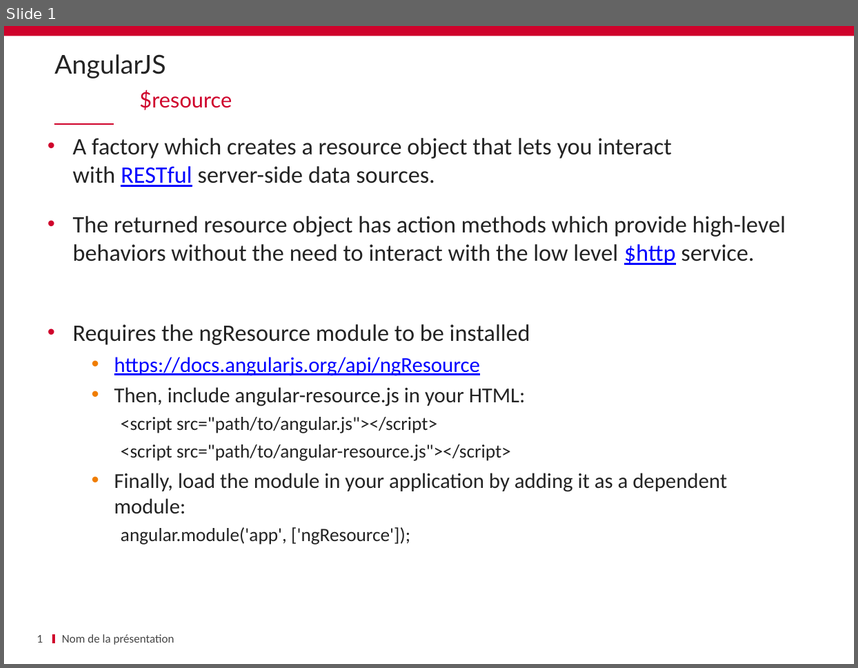
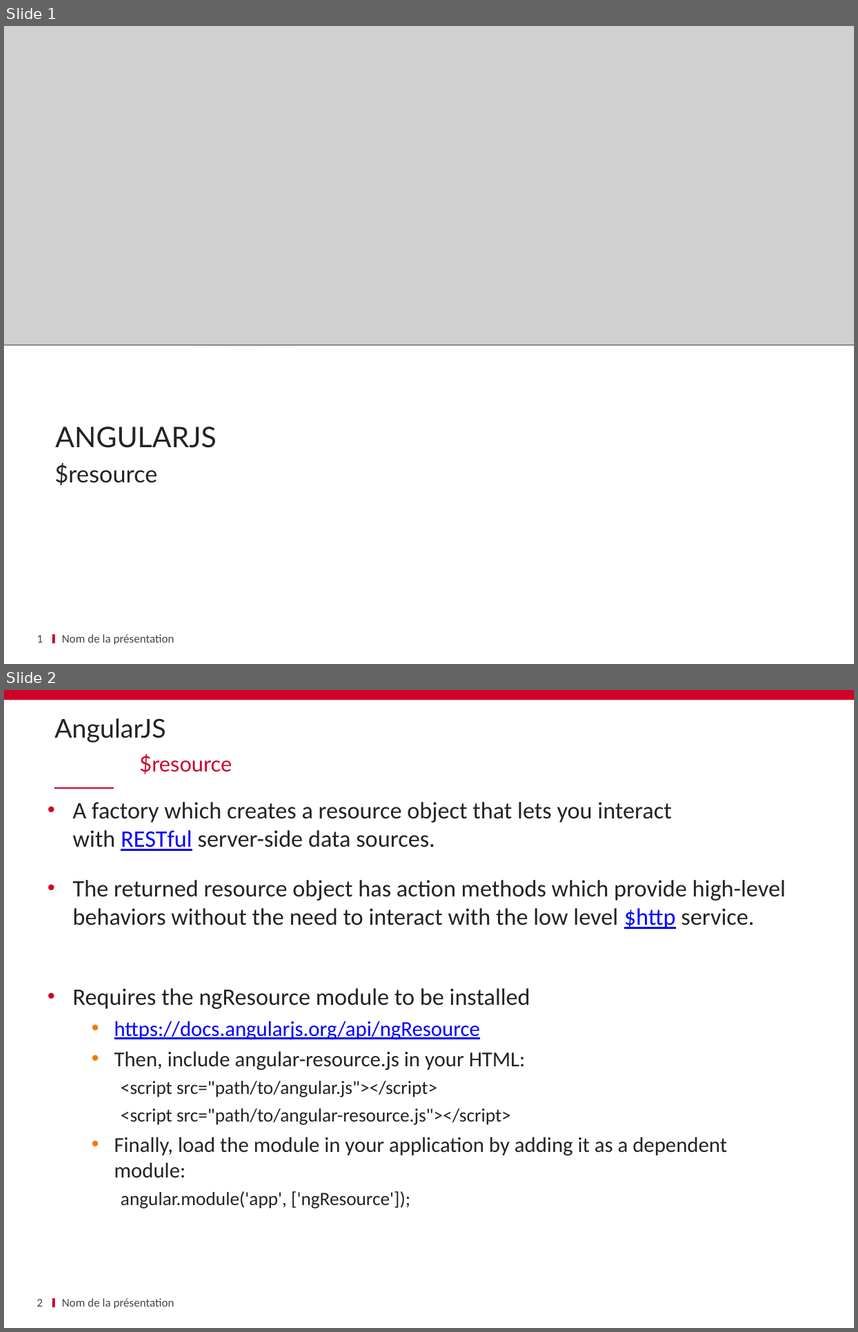
Before and after one commit to schassande/formation-angularjs1, a slide deck: Jour2/10 $resource/10_$ressource.pptx. Shown one above the other, each under a label of ours: slide 1 before the commit, slides 1 and 2 after it. The pictures are 858x668 and 858x1332 pixels, drawn with LibreOffice and Linux fonts; fonts in the diff are those of the drawing; grey boxes stand for pictures; background and template pictures are left out. Boxes give left, top, right and bottom in pixels: in the first picture for what was removed or moved away, otherwise in the second. Text is boxed around its words. In the diff, an @@ line names an element or a change of style, - is before the commit and + after.

```diff
--- a/Jour2/10 $resource/10_$ressource.pptx
+++ b/Jour2/10 $resource/10_$ressource.pptx
@@ slide 1 added at (4,26,854,664), background #FFFFFF; not listed: 1 template element that a slide beside it also shows @@
@@ picture added at (4,26,854,345) @@
@@ freeform shape added at (4,187,328,352), fill #E9E9E9 @@
@@ freeform shape added at (318,221,854,345), fill #E9E9E9 @@
@@ title added at (55,426,217,448), 24 pt, text #232323 @@
+ANGULARJS
@@ subtitle added at (55,463,158,485), 20 pt, text #232323 @@
+$resource
@@ page number added at (37,635,43,642), 10 pt, text #464646 @@
+1
@@ text added at (62,634,174,644), 10 pt, text #464646 @@
+Nom de la présentation
@@ what was slide 1 is now slide 2 @@
@@ page number at (37,1299,43,1306): text changed @@
-1
+2
```
Also in this commit, not shown: 1 slide changed, 6 other slides added, 6 other files.
